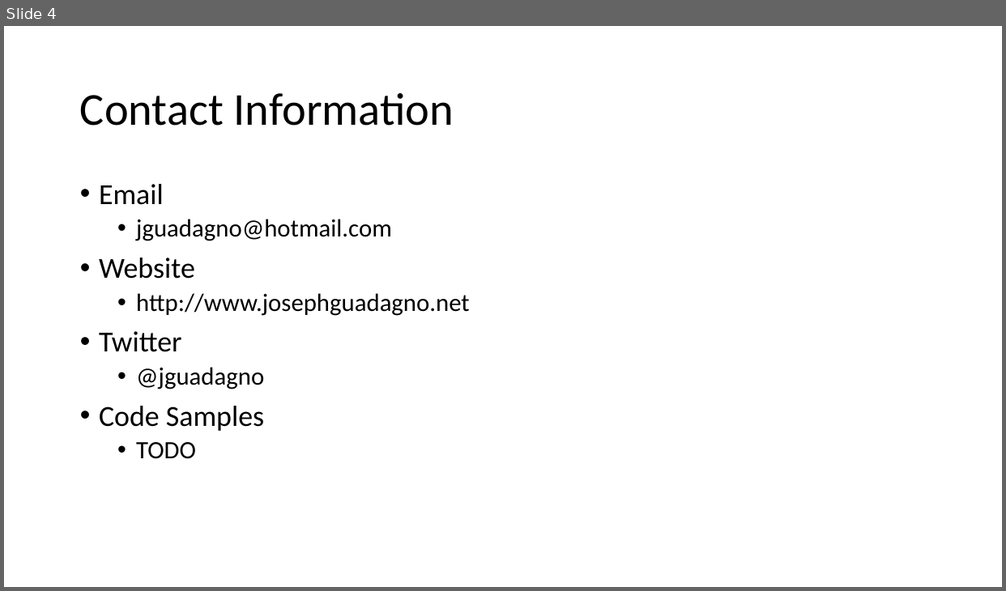
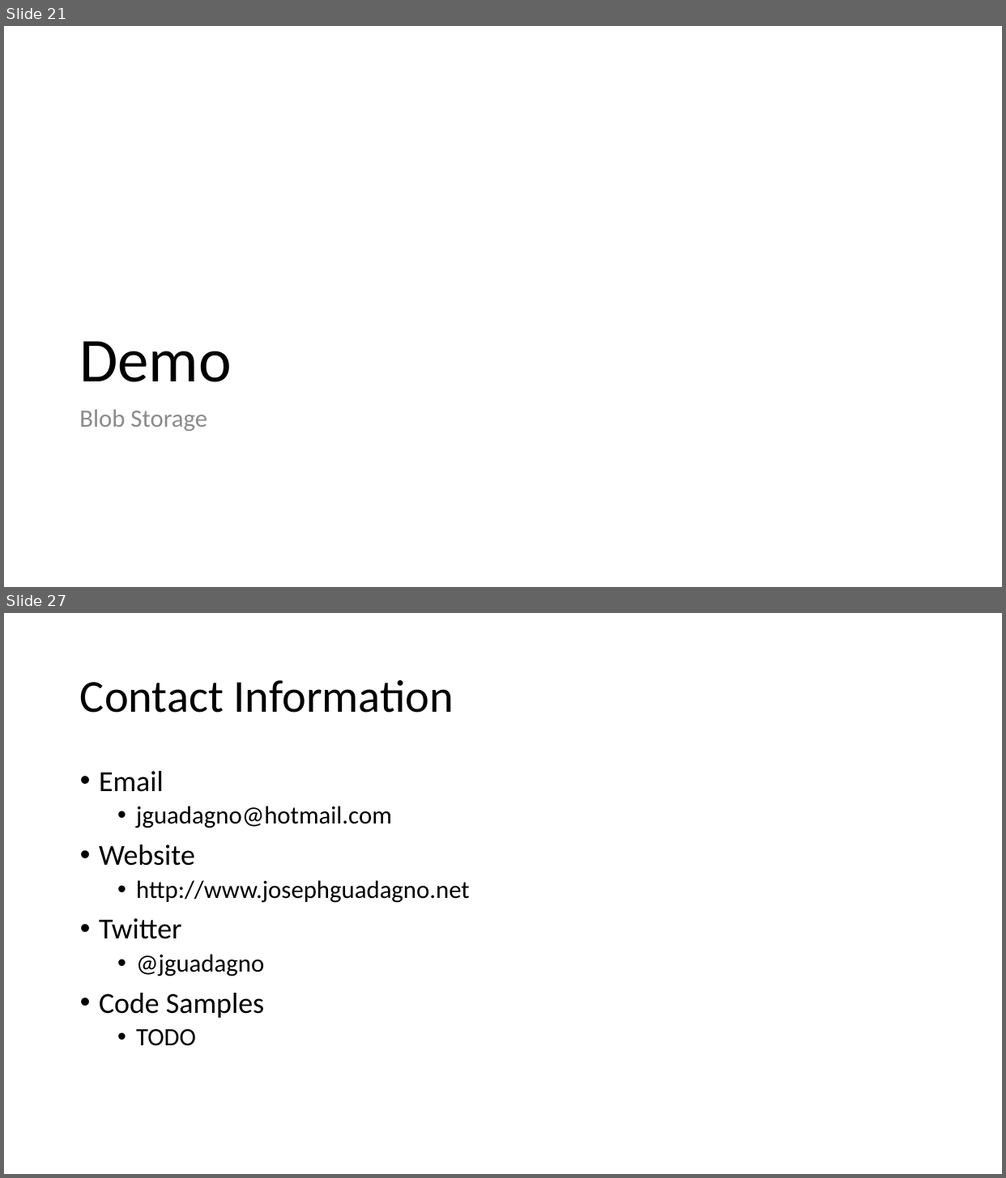
Before and after one commit to jguadagno/AzurePhotos, a slide deck: Azure Cloud Services.pptx. Shown one above the other, each under a label of ours: slide 4 before the commit, slides 21 and 27 after it; the slides between them are not shown. The pictures are 1006x591 and 1006x1178 pixels, drawn with LibreOffice and Linux fonts; fonts in the diff are those of the drawing. Boxes give left, top, right and bottom in pixels: in the first picture for what was removed or moved away, otherwise in the second. Text is boxed around its words. In the diff, an @@ line names an element or a change of style, - is before the commit and + after.

```diff
--- a/Azure Cloud Services.pptx
+++ b/Azure Cloud Services.pptx
@@ slide 21 added at (4,26,1002,587), background #FFFFFF @@
@@ title added at (79,341,232,382), 60 pt, text #000000 @@
+Demo
@@ text added at (79,409,207,431), 24 pt, text #8C8C8C @@
+Blob Storage
@@ what was slide 4 is now slide 27 @@
```
Also in this commit, not shown: 2 slides changed, 22 other slides added.
